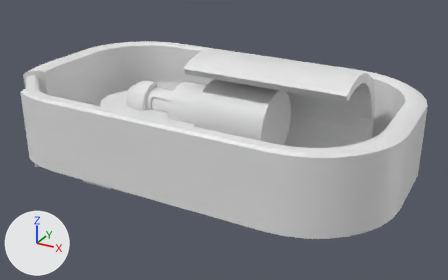
Two versions of the FBX model Assets/Blender/Travel/travel.fbx, one commit apart.
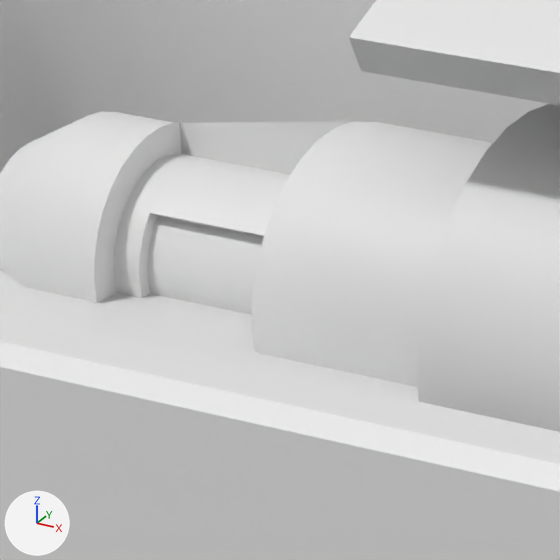
Each version appears first whole from a 50 mm camera at (136.8, -223.1, 101.5) aimed at (18.7, -8.4, -5.8), and next in a close-up on the part from 29% to 48% of the width and 22% to 54% of the height. Lighting does not change. The marker at lower left points along +X, +Y and +Z. The last two pictures show the newer version. Where no turn or scale is listed for an object, it has been applied to the vertices.

Names of what the first close-up shows: 'TravelBase', 'TravelBody', 'TravelCapsule', 'TravelDoor', 'TravelPerimeter', 'TravelShell'.
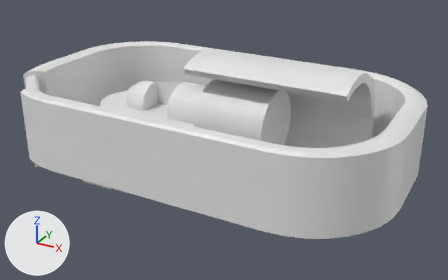
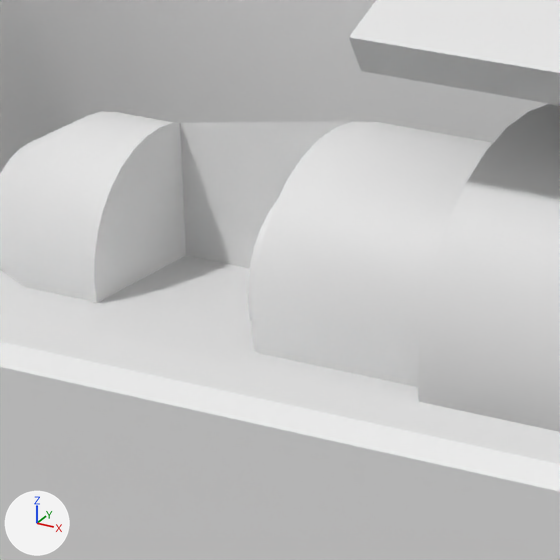
ob_capsuleparent is not drawn itself; it is the parent of ob_travelcapsule.

Pixel boxes (x1, y1, x2, y2) of what changed, in the close-ups (560 x 560 px):
'TravelCapsule', moved, turned: before (113, 153, 291, 298); after (247, 199, 278, 321)
'TravelDoor', moved (not visible afterwards): before (147, 216, 263, 315)

What changed in the scene script:
```text
Change ob_traveldoor:
    ob_traveldoor.location: (-15.48, 0.1, 1.57) -> (2.05, 0.06, 1.63)
Change ob_capsuleparent:
    ob_capsuleparent.location: (-15.18, 0.0212, 1.372) -> (2.361, 0.115, 1.417)
    ob_capsuleparent.rotation_euler: (0.13, 0.0, 0.0) -> (0.774, 0.0, 0.0)  # degrees (7.4, 0, 0) -> degrees (44, 0, 0)
```
